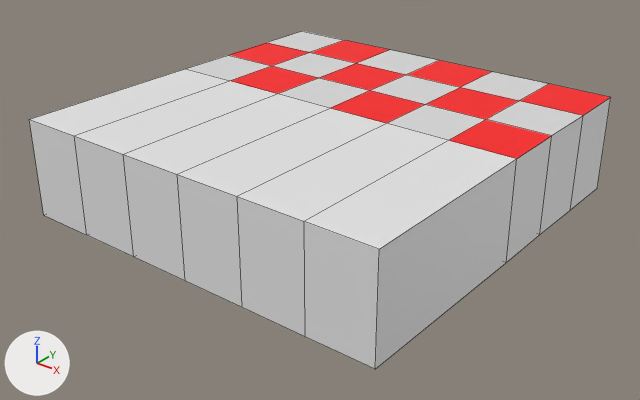
Renders of the FBX model Assets/FBX/road_warning.fbx from each side of a commit.
Both versions are drawn from a camera (50 mm lens) standing at (12.76, -11.22, 7.51) and looking at (0.12, 4.58, -2.28). Lighting does not change. The marker at lower left points along +X, +Y and +Z. Mesh edges are drawn as thin lines. Where no turn or scale is listed for an object, it has been applied to the vertices.

Before the edit, the objects in view are built like this:
```python
me_cube_013 = bpy.data.meshes.new('Cube.013')
me_cube_013.from_pydata(...)  # 70 vertices, 68 faces; spans x -5.1..5.1, y 0.0..10.21, z -2.55..0.0
me_cube_013.materials.append(mat_material)  # picture img_road_cup_png
ob_road_warning_001 = bpy.data.objects.new('road_warning.001', me_cube_013)
ob_road_warning_001.location = (0.0, 0.0, 0.0)
```
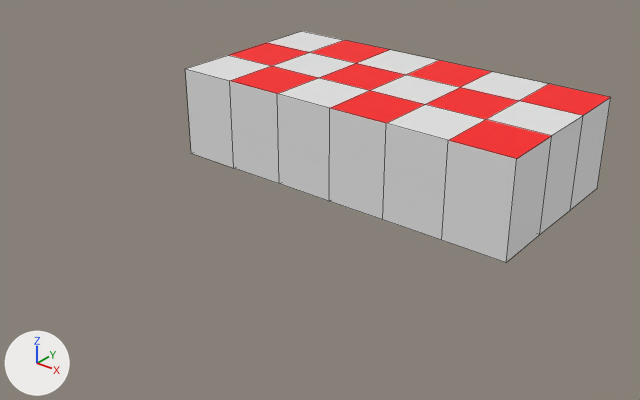
Pixel boxes [x1, y1, x2, y2] of what changed, in the pictures (640 x 400 px):
'road_warning.001', reshaped (27% narrower, 32% shorter): before [29, 31, 611, 369]; after [186, 31, 611, 262]
part 1 of me_cube_013, cut back: before [29, 69, 517, 369]; after [186, 69, 517, 262]
part 2 of me_cube_013, surface changed: [187, 39, 569, 140] in both

Edits to the bpy script that builds the scene:
```text
Change me_cube_013:
    used by ob_road_warning_001; location = (0.0, 0.0, 0.0)
    remove me_cube_013.from_pydata(...)  # 70 vertices, 68 faces; spans x -5.1..5.1, y 0.0..10.21, z -2.55..0.0
    add me_cube_013.from_pydata(...)  # 56 vertices, 54 faces; spans x -5.1..5.1, y 5.1..10.21, z -2.55..0.0
    me_cube_013 part 1
    14 vertices are removed from x -5.1..5.1, y 0.0, z -2.55..0.0
    20 faces are deleted
    6 new faces join them
    me_cube_013 part 2: 19 kept faces spanning x -5.1..5.1, y 5.1..10.21, z -2.55..0.0 get new texture (UV) coordinates
```
